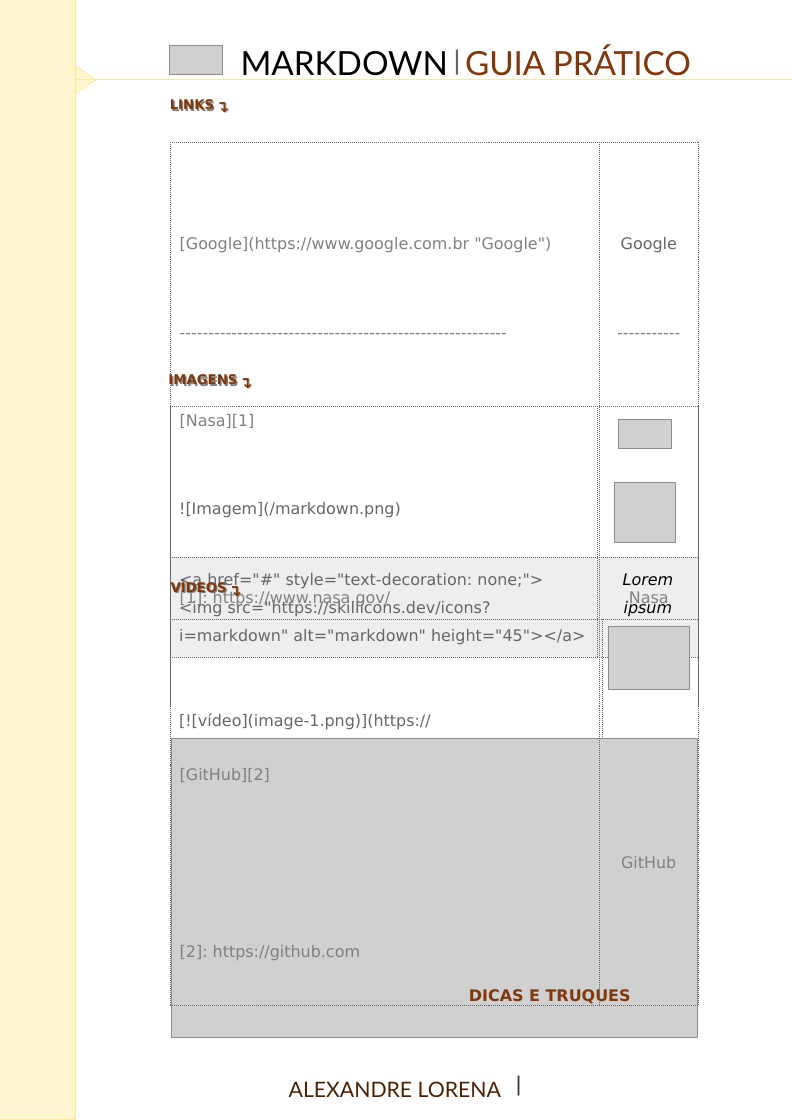
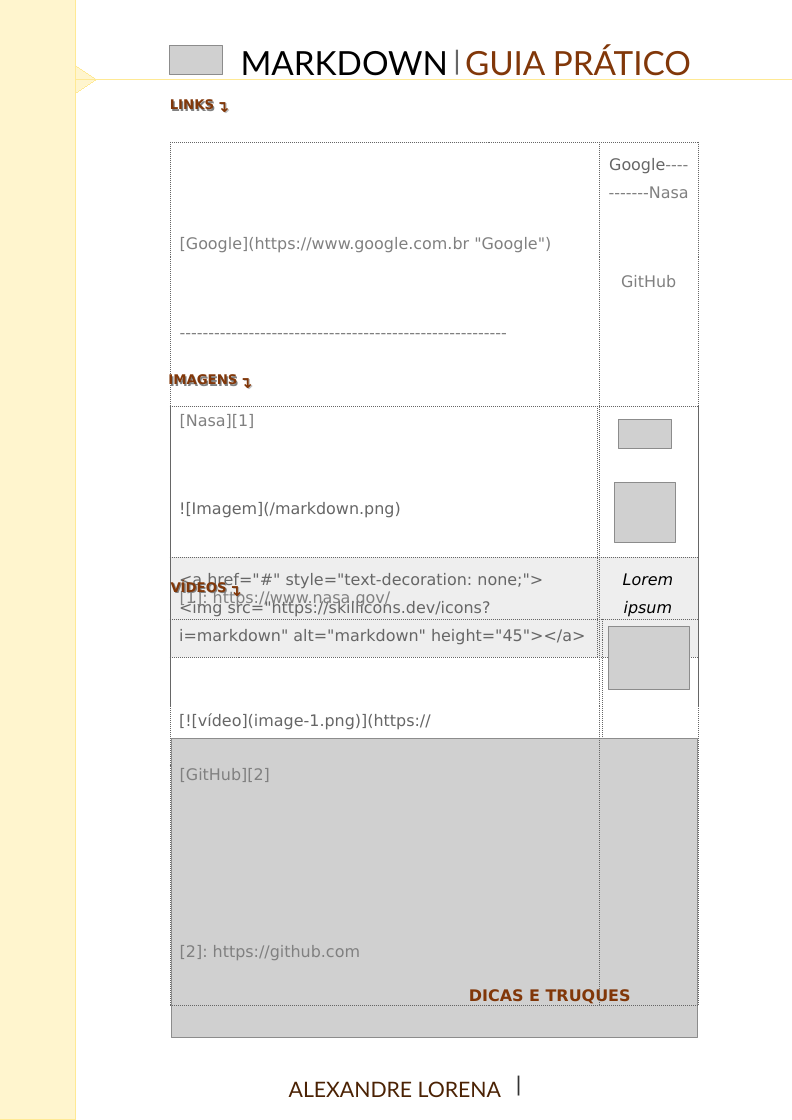
Before and after one commit to alexandrelorena/prompts, a slide deck: slide 4 of prompts.odp. Drawn at 792x1120 pixels with LibreOffice and Linux fonts; fonts in the diff are those of the drawing; grey boxes stand for pictures; background and template pictures are left out. Boxes give left, top, right and bottom in pixels: in the first picture for what was removed or moved away, otherwise in the second. Text is boxed around its words. In the diff, an @@ line names an element or a change of style, - is before the commit and + after.

```diff
--- a/prompts.odp
+++ b/prompts.odp
@@ table at (170,142,698,964) @@
-row 1, column 2: Google / ----------- / Nasa / GitHub
+row 1, column 2: Google-----------Nasa / GitHub
```
Also in this commit, not shown: 4 other slides changed, 3 other files.
